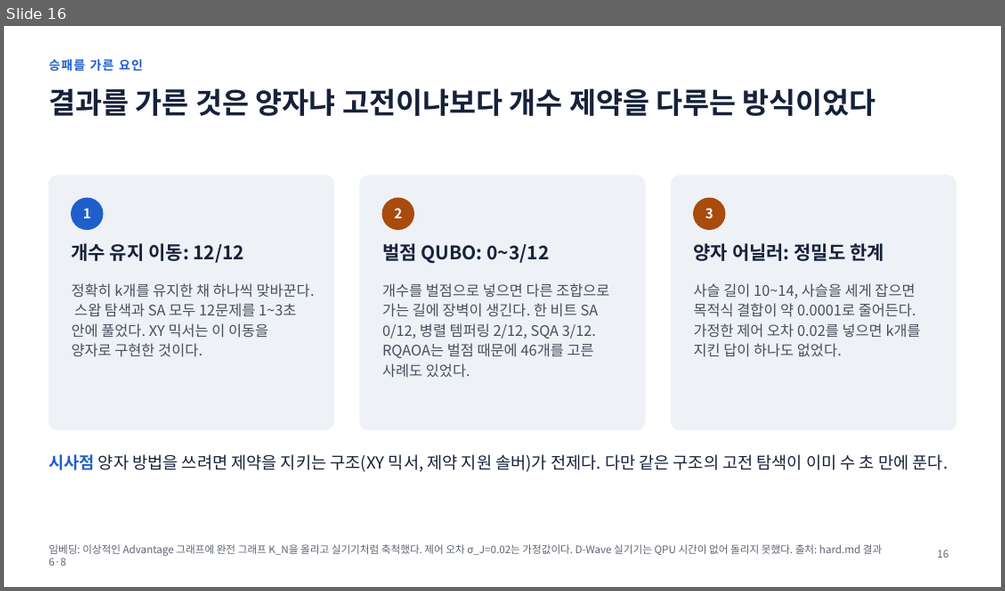
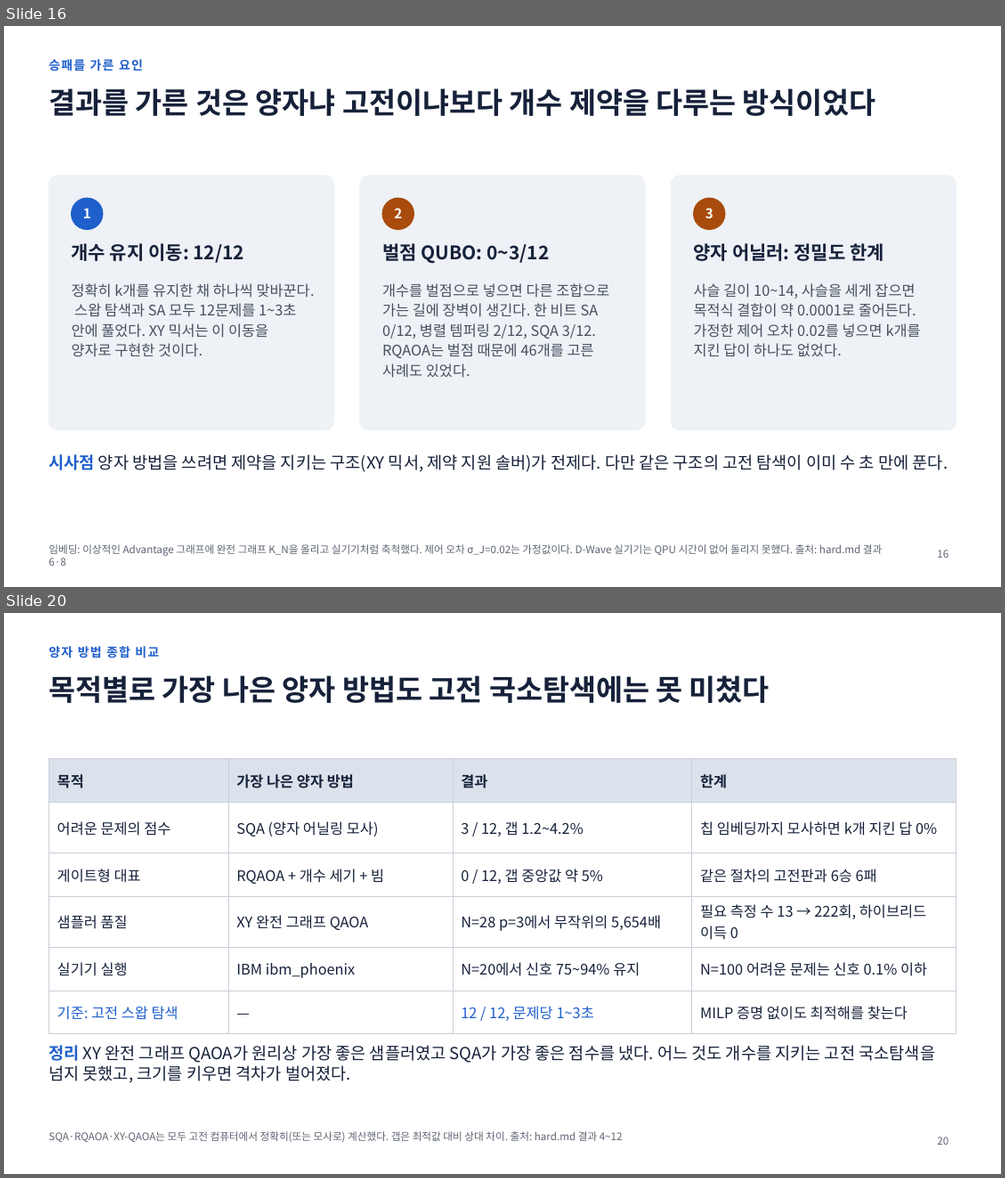
Before and after one commit to 202155570/norma-qaoa, a slide deck: docs/qaoa_achievements_2026-11-19.pptx. Shown one above the other, each under a label of ours: slide 16 before the commit, slides 16 and 20 after it; the slides between them are not shown. The pictures are 1005x591 and 1005x1178 pixels, drawn with LibreOffice and Linux fonts; fonts in the diff are those of the drawing. Boxes give left, top, right and bottom in pixels: in the first picture for what was removed or moved away, otherwise in the second. Text is boxed around its words. In the diff, an @@ line names an element or a change of style, - is before the commit and + after.

```diff
--- a/docs/qaoa_achievements_2026-11-19.pptx
+++ b/docs/qaoa_achievements_2026-11-19.pptx
@@ slide 20 added at [4,613,1001,1174], background #FFFFFF @@
@@ text added at [48,646,159,658], 12 pt, text #1F5FCC, bold @@
+양자 방법 종합 비교
@@ title added at [48,675,769,703], 28 pt, text #16213A, bold @@
+목적별로 가장 나은 양자 방법도 고전 국소탐색에는 못 미쳤다
@@ table added at [48,759,956,1024], 6 rows, 4 columns @@
+목적 | 가장 나은 양자 방법 | 결과 | 한계
+어려운 문제의 점수 | SQA (양자 어닐링 모사) | 3 / 12, 갭 1.2~4.2% | 칩 임베딩까지 모사하면 k개 지킨 답 0%
+게이트형 대표 | RQAOA + 개수 세기 + 빔 | 0 / 12, 갭 중앙값 약 5% | 같은 절차의 고전판과 6승 6패
+샘플러 품질 | XY 완전 그래프 QAOA | N=28 p=3에서 무작위의 5,654배 | 필요 측정 수 13 → 222회, 하이브리드 이득 0
+실기기 실행 | IBM ibm_phoenix | N=20에서 신호 75~94% 유지 | N=100 어려운 문제는 신호 0.1% 이하
+기준: 고전 스왑 탐색 | — | 12 / 12, 문제당 1~3초 | MILP 증명 없이도 최적해를 찾는다
@@ text added at [48,1045,936,1083], 16 pt, text #16213A @@
+정리 XY 완전 그래프 QAOA가 원리상 가장 좋은 샘플러였고 SQA가 가장 좋은 점수를 냈다. 어느 것도 개수를 지키는 고전 국소탐색을 넘지 못했고, 크기를 키우면 격차가 벌어졌다.
@@ text added at [48,1131,623,1142], 10 pt, text #5E6573 @@
+SQA·RQAOA·XY-QAOA는 모두 고전 컴퓨터에서 정확히(또는 모사로) 계산했다. 갭은 최적값 대비 상대 차이. 출처: hard.md 결과 4~12
@@ page number added at [937,1136,948,1144], 10 pt, text #5E6573 @@
+20
```
Also in this commit, not shown: 4 slides changed, 2 other slides added, 24 other files.
